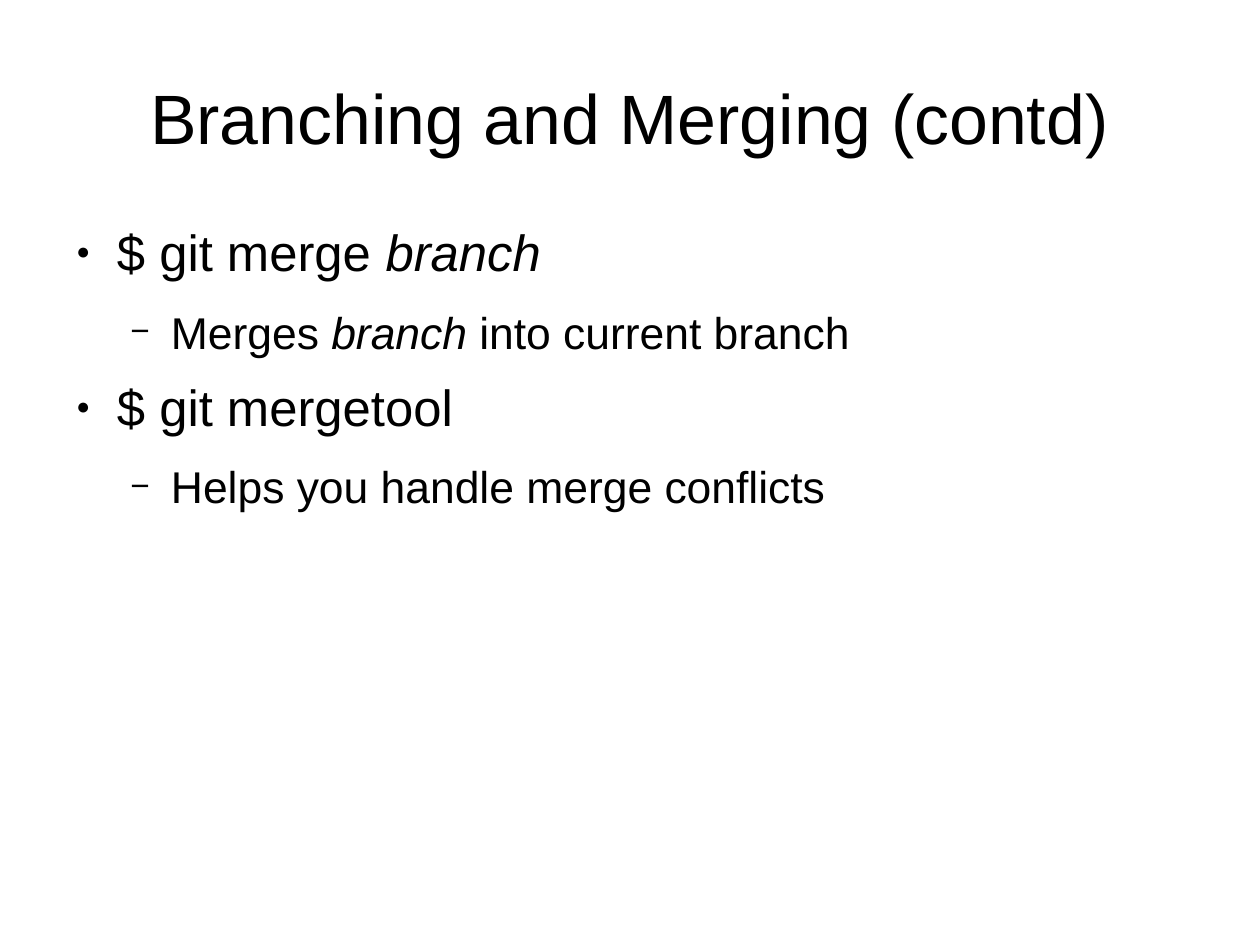
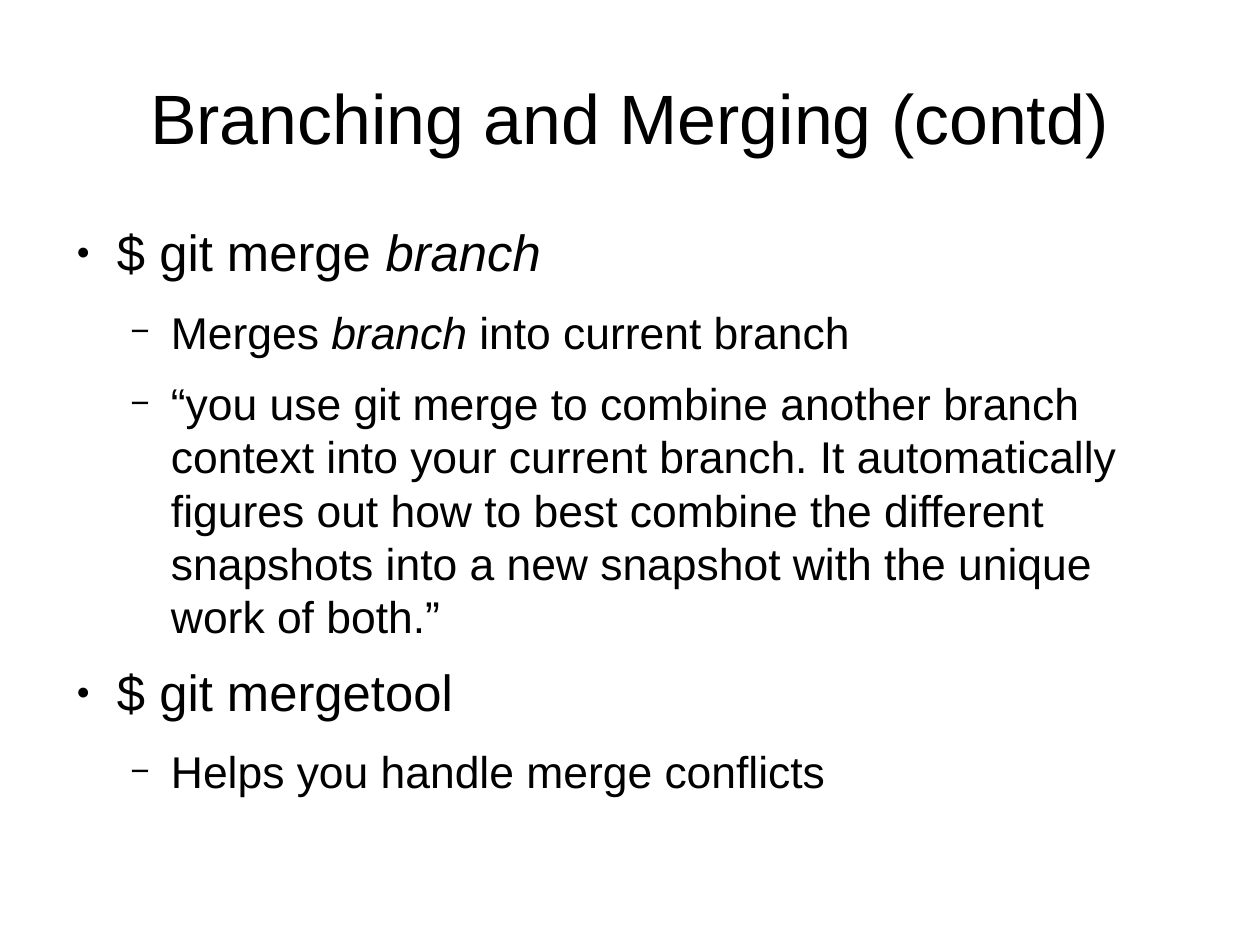
Before and after one commit to UMKCRobotics/Chris-Git-Presentation, a slide deck: slide 16 of presentation.odp (slide 15 before the commit). Drawn at 1260x945 pixels with LibreOffice and Linux fonts; fonts in the diff are those of the drawing. Boxes give left, top, right and bottom in pixels: in the first picture for what was removed or moved away, otherwise in the second. Text is boxed around its words. In the diff, an @@ line names an element or a change of style, - is before the commit and + after.

```diff
--- a/presentation.odp
+++ b/presentation.odp
@@ text at [171,387,1116,634]: paragraph added @@
+  − “you use git merge to combine another branch context into your current branch. It automatically figures out how to best combine the different snapshots into a new snapshot with the unique work of both.”
```
Also in this commit, not shown: 11 other slides changed, 1 slide added.
